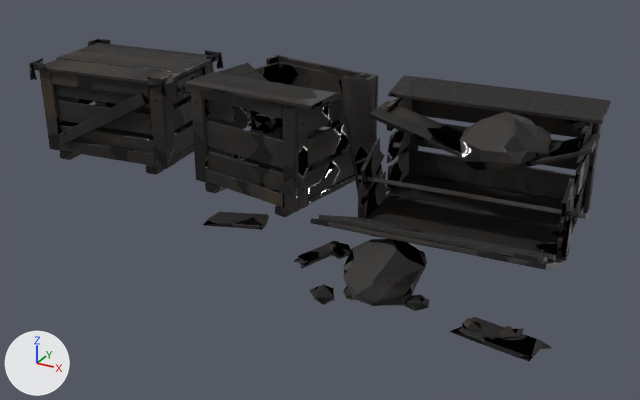
What one commit did to the Blender file render-output/b4-props/b4p_crate_set/b4p_crate_set.blend.
The view is the same before and after, from a 50 mm camera at (2.11, -3.31, 1.8) aimed at (0.26, 0.04, 0.12). The axes (+X, +Y, +Z) are drawn at lower left. The lights are the same throughout. The older version comes first.

The first picture shows 'b4p_crate_set'.
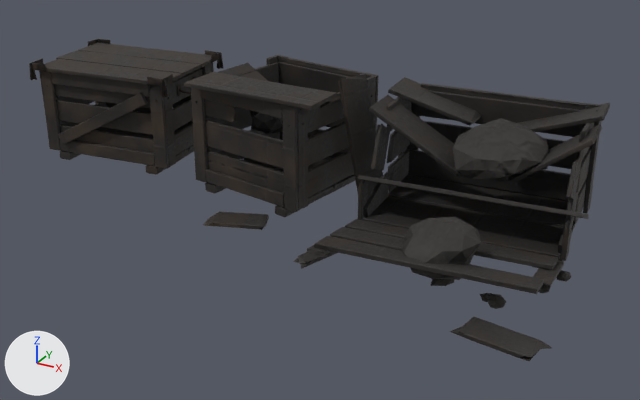
The newer file is also turned or shifted as a whole; pictures and numbers use the older file's frame.

Location of each change, (x1, y1, x2, y2) in pixels of the pictures (640 x 400 px; the box of a moved part takes in the faces that stretch with it):
'b4p_crate_set', reshaped
    before: (29, 39, 611, 361)
    after: (29, 39, 610, 361)
part 1 of me_b4p_crate_set, moved or reshaped
    before: (352, 217, 559, 261)
    after: (345, 219, 558, 270)
part 2 of me_b4p_crate_set, moved or reshaped
    before: (336, 216, 454, 239)
    after: (330, 227, 404, 251)
part 3 of me_b4p_crate_set, moved or reshaped
    before: (319, 215, 548, 263)
    after: (314, 236, 544, 294)
part 4 of me_b4p_crate_set, moved or reshaped
    before: (361, 171, 386, 219)
    after: (363, 171, 389, 217)
part 5 of me_b4p_crate_set, moved or reshaped
    before: (361, 137, 385, 189)
    after: (371, 123, 390, 170)
part 6 of me_b4p_crate_set, moved or reshaped
    before: (561, 178, 576, 222)
    after: (566, 155, 582, 199)
part 7 of me_b4p_crate_set, moved or reshaped
    before: (369, 100, 463, 158)
    after: (369, 95, 467, 179)
part 8 of me_b4p_crate_set, moved or reshaped
    before: (498, 133, 600, 173)
    after: (507, 124, 602, 184)
part 9 of me_b4p_crate_set, moved or reshaped
    before: (460, 112, 552, 170)
    after: (453, 118, 548, 179)
part 10 of me_b4p_crate_set, moved or reshaped
    before: (343, 239, 427, 306)
    after: (403, 217, 481, 280)
part 11 of me_b4p_crate_set, moved or reshaped
    before: (405, 295, 429, 311)
    after: (557, 270, 571, 281)
part 12 of me_b4p_crate_set, moved or reshaped
    before: (309, 284, 335, 305)
    after: (480, 293, 492, 302)
part 13 of me_b4p_crate_set, moved or reshaped
    before: (326, 241, 351, 259)
    after: (538, 283, 551, 294)
part 14 of me_b4p_crate_set, moved or reshaped (not visible afterwards)
    before: (462, 318, 482, 332)
part 15 of me_b4p_crate_set, added
    after: (430, 279, 454, 286)
part 16 of me_b4p_crate_set, added
    after: (486, 294, 506, 309)
part 17 of me_b4p_crate_set, added
    after: (562, 191, 579, 232)
part 18 of me_b4p_crate_set, deleted
    before: (52, 135, 592, 301)
part 19 of me_b4p_crate_set, moved or reshaped
    before: (310, 75, 611, 339)
    after: (307, 77, 610, 285)
part 20 of me_b4p_crate_set, surface changed
    both: (29, 39, 601, 361)

The change, as a diff of the scene's bpy script:
```diff
--- a/render-output/b4-props/b4p_crate_set/b4p_crate_set.blend.py
+++ b/render-output/b4-props/b4p_crate_set/b4p_crate_set.blend.py
@@ me_b4p_crate_set @@
-me_b4p_crate_set.from_pydata(...)  # 4789 vertices, 4469 faces; spans x -1.54..1.54, y -0.71..0.71, z 0.0..0.66
+me_b4p_crate_set.from_pydata(...)  # 4293 vertices, 3991 faces; spans x -1.54..1.54, y -0.69..0.71, z 0.01..0.66
+# me_b4p_crate_set part 1: the loose piece of 32 vertices spanning x 0.51..1.41, y -0.17..0.01, z 0.11..0.18 is scaled about its middle by (1, 1.06, 0.483), then moved by (0.0, -0.01, -0.02)
+# me_b4p_crate_set part 2: the loose piece of 25 vertices spanning x 0.52..1.04, y -0.32..-0.16, z 0.17..0.24 is scaled about its middle by (1, 1.07, 0.479), then moved by (0.0, -0.03, -0.06)
+# me_b4p_crate_set part 3: the loose piece of 32 vertices spanning x 0.53..1.43, y -0.47..-0.28, z 0.24..0.31 is scaled about its middle by (1, 1.07, 0.484), then moved by (0.0, -0.04, -0.09)
+# me_b4p_crate_set part 4: the loose piece of 25 vertices spanning x 0.49..0.52, y -0.02..0.27, z 0.05..0.24 is multiplied about its middle by the matrix ((1.0, 0.0, 0.006), (0.0, 0.996, -0.084), (-0.006, 0.084, 0.996)), then moved by (0.0, 0.03, -0.02)
+# me_b4p_crate_set part 5: the loose piece of 25 vertices spanning x 0.49..0.53, y -0.03..0.23, z 0.23..0.44 is multiplied about its middle by the matrix ((0.999, 0.017, 0.046), (0.017, 0.75, -0.661), (-0.046, 0.661, 0.749)), then moved by (-0.01, 0.1, 0.05)
+# me_b4p_crate_set part 6: the loose piece of 25 vertices spanning x 1.37..1.4, y 0.03..0.27, z 0.23..0.41 is multiplied about its middle by the matrix ((0.999, 0.014, 0.042), (0.014, 0.794, -0.608), (-0.042, 0.608, 0.793)), then moved by (-0.01, 0.1, 0.06)
+# me_b4p_crate_set part 7: the loose piece of 25 vertices spanning x 0.43..0.97, y 0.17..0.43, z 0.38..0.54 is multiplied about its middle by the matrix ((0.97, -0.002, 0.241), (-0.002, 1.0, 0.017), (-0.241, -0.017, 0.97)), then moved by (-0.02, 0.0, -0.03)
+# me_b4p_crate_set part 8: the loose piece of 25 vertices spanning x 1.03..1.44, y 0.22..0.46, z 0.35..0.52 is scaled about its middle by (0.873, 0.999, 1.56), then moved by (0.02, 0.0, 0.0)
+# me_b4p_crate_set part 9: the loose piece of 42 vertices spanning x 0.85..1.25, y 0.15..0.46, z 0.34..0.58 is moved by (-0.02, 0.0, -0.04)
+# me_b4p_crate_set part 10: the loose piece of 42 vertices spanning x 0.68..1.02, y -0.66..-0.33, z 0.0..0.25 is scaled about its middle by 0.941, then moved by (0.16, 0.19, 0.06)
+# me_b4p_crate_set part 11: the loose piece of 12 vertices spanning x 0.95..1.04, y -0.55..-0.46, z 0.02..0.08 is turned 27.6 degrees about the z axis through its middle and scaled by 0.721, then moved by (0.44, 0.5, -0.01)
+# me_b4p_crate_set part 12: the loose piece of 12 vertices spanning x 0.6..0.71, y -0.71..-0.6, z 0.01..0.1 is scaled about its middle by (0.426, 0.533, 0.458), then moved by (0.56, 0.32, -0.01)
+# me_b4p_crate_set part 13: the loose piece of 12 vertices spanning x 0.46..0.58, y -0.29..-0.19, z 0.0..0.09 is turned 125.1 degrees about the z axis through its middle and scaled by 0.547, then moved by (0.87, 0.09, 0.0)
+# me_b4p_crate_set part 14: the loose piece of 12 vertices spanning x 1.2..1.29, y -0.61..-0.53, z 0.02..0.07 is turned 45.2 degrees about the z axis through its middle and scaled by 0.71, then moved by (-0.25, 0.46, 0.0)
+# me_b4p_crate_set part 15: the loose piece of 12 vertices spanning x 1.33..1.43, y -0.61..-0.52, z 0.02..0.08 is copied, and the copy is moved by (-0.37, 0.29, 0.0); it spans x 0.96..1.06, y -0.32..-0.23, z 0.02..0.08
+# me_b4p_crate_set part 16: the loose piece of 12 vertices spanning x 0.46..0.58, y -0.29..-0.19, z 0.0..0.09 is copied, and the copy is turned 28 degrees about the z axis through its middle and scaled by 0.766, then moved by (0.74, -0.09, 0.0); it spans x 1.22..1.29, y -0.37..-0.29, z 0.01..0.07
+# me_b4p_crate_set part 17: a new loose piece of 25 vertices spanning x 1.36..1.39, y 0.14..0.36, z 0.1..0.32, in mat_b4p_crate_set_mat
+# me_b4p_crate_set part 18: 21 loose pieces with 519 vertices, spanning x -1.49..1.39, y -0.6..0.7, z 0.01..0.3, are deleted
+# me_b4p_crate_set part 19: 68 vertices moved from x 0.5..1.45, y -0.5..0.46, z 0.1..0.57 to x 0.5..1.44, y -0.54..0.47, z 0.02..0.51; 87 vertices removed from x 0.41..1.46, y -0.61..0.7, z 0.02..0.6; 61 vertices added at x 0.42..1.42, y -0.53..0.7, z 0.09..0.59
+# me_b4p_crate_set part 20: 3393 kept faces spanning x -1.54..1.54, y -0.69..0.71, z 0.02..0.66 get new texture (UV) coordinates
 me_b4p_crate_set.materials.append(mat_b4p_crate_set_mat)
```
